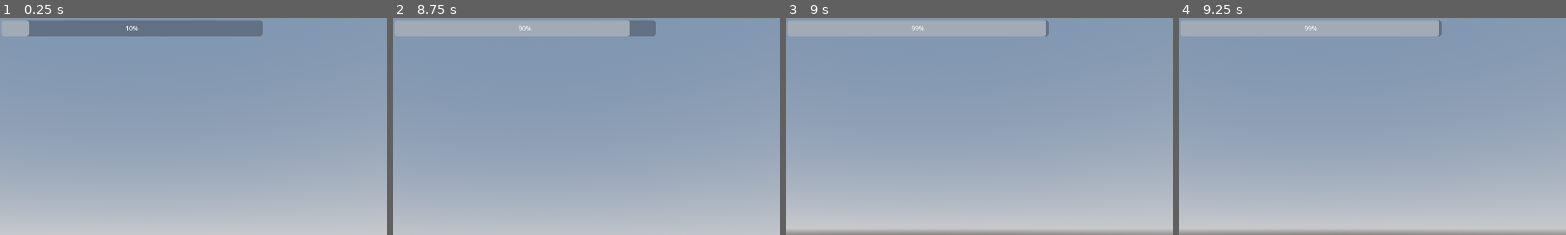
Above: before the commit, frames 1-4 (left to right).
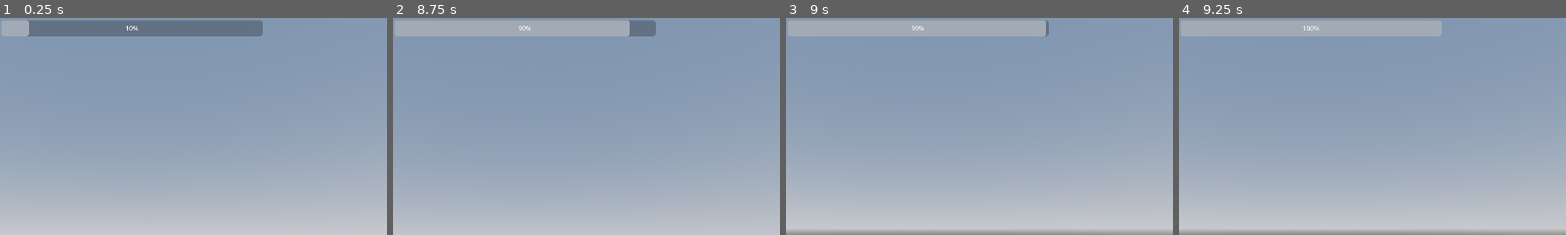
Above: after the commit, the same moments.

Repository: MrDragonMister/Raid_And_Rescue
Game: Godot game, scene res://scenes/world.tscn
The game is run twice, just before and just after one commit, with the same random seed, the same clock (stepped at 60 frames per second) and the same inputs.
Inputs (mouse positions are % of the whole screen's width and height, from its top left):
- Up to frame 1 (0.25 s): no input
- Up to frame 2 (8.75 s): tap Enter at 0.5, 5.75, 7.25 s; move the mouse to (55, 50) at 0.52 s; hold W (move_forwards) 0.53-5.78 s; right-click (55, 50) at 0.6 s; tap Space (jump) at 0.77, 1.52, 3.02, 3.77, 4.52, 5, 6.02, 6.5, 6.77, 7.52, 8 s; move the mouse to (45, 50) at 1.27 s; click (45, 50) at 1.35 s; right-click (45, 50) at 1.55 s; move the mouse to (52, 48) at 2.02 s; hold Shift (crouch) 2.03-2.78 s; right-click (52, 48) at 2.3 s; move the mouse to (49, 52) at 2.77 s; right-click (49, 52) at 2.85 s; move the mouse to (57, 51) at 3.52 s; right-click (57, 51) at 3.6 s; move the mouse to (42, 49) at 4.27 s; click (42, 49) at 4.35 s; right-click (42, 49) at 4.55 s; move the mouse to (51, 50) at 5.02 s; hold Shift (crouch) 5.03-5.78 s; right-click (51, 50) at 5.3 s; move the mouse to (46, 48) at 5.77 s; hold D (move_right) 5.78-6.53 s; right-click (46, 48) at 5.85 s; move the mouse to (55, 50) at 6.52 s; hold W (move_forwards) from 6.53 s (still down); right-click (55, 50) at 6.6 s; move the mouse to (45, 50) at 7.27 s; click (45, 50) at 7.35 s; right-click (45, 50) at 7.55 s; move the mouse to (52, 48) at 8.02 s; hold Shift (crouch) from 8.03 s (still down); right-click (52, 48) at 8.3 s
- Up to frame 3 (9 s): move the mouse to (49, 52) at 8.77 s; release W (move_forwards) at 8.78 s; release Shift (crouch) at 8.78 s; hold A (move_left) from 8.78 s (still down); right-click (49, 52) at 8.85 s
- Up to frame 4 (9.25 s): keep holding A (move_left); tap Space (jump) at 9.02 s
The pictures show only the part of the screen within x 32-82%, y 0-50%; the shares and areas given below are measured in that part.

Frames 1-3 are identical in both runs. In frame 4, 0.1% of the frame differs, in the area x 32-68%, y 0-9%.
Error before the commit: Invalid access to property or key 'max' on a base object of type 'ProgressBar'. (res://scripts/game_manager.gd:22)

Commit message:
fixed healthbar crash

Diff:
--- a/scripts/game_manager.gd
+++ b/scripts/game_manager.gd
@@ -19,6 +19,6 @@
 		for n in 10:
 			health += 1
 			if health >= health_bar.max_value:
-				health = health_bar.max.value
+				health = health_bar.max_value
 			health_bar.value = health
 			await get_tree().create_timer(0.01).timeout
